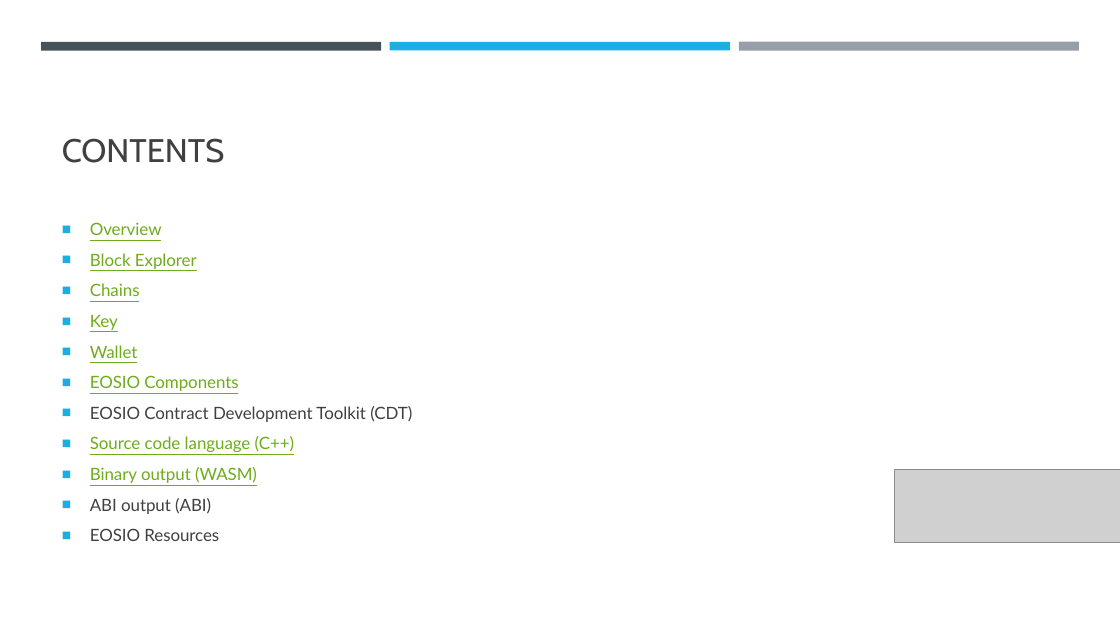
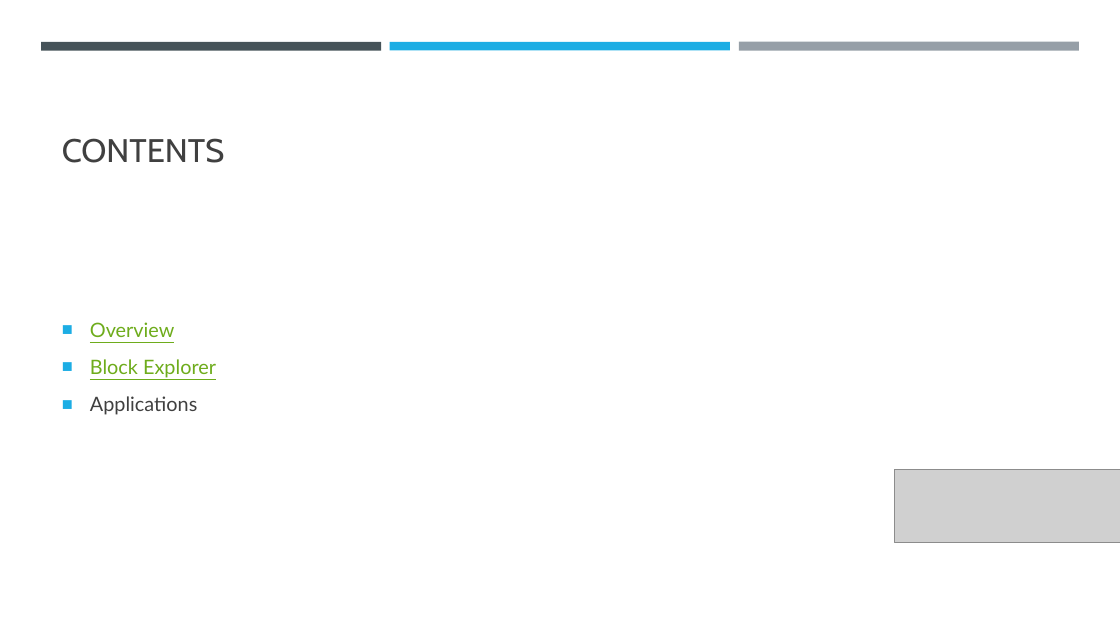
Before and after one commit to abhi3700/My_Learning_Blockchain, a slide deck: slide 2 of PPT.pptx. Drawn at 1120x630 pixels with LibreOffice and Linux fonts; fonts in the diff are those of the drawing; grey boxes stand for pictures. Boxes give left, top, right and bottom in pixels: in the first picture for what was removed or moved away, otherwise in the second. Text is boxed around its words. In the diff, an @@ line names an element or a change of style, - is before the commit and + after.

```diff
--- a/PPT.pptx
+++ b/PPT.pptx
@@ text at bbox=[90, 322, 216, 378]: size 14.4 to 17 pt in "Overview", "Block Explorer"; line spacing 1 to 1.1 @@
@@ text at bbox=[90, 396, 198, 415]: text changed; size 14.4 to 17 pt; text colour #6EAC1C to #404040 @@
-■ Chains
-■ Key
-■ Wallet
-■ EOSIO Components
-■ EOSIO Contract Development Toolkit (CDT)
-■ Source code language (C++)
-■ Binary output (WASM)
-■ ABI output (ABI)
-■ EOSIO Resources
+■ Applications
```
Also in this commit, not shown: 3 other slides changed, 3 slides added, 34 slides removed.
